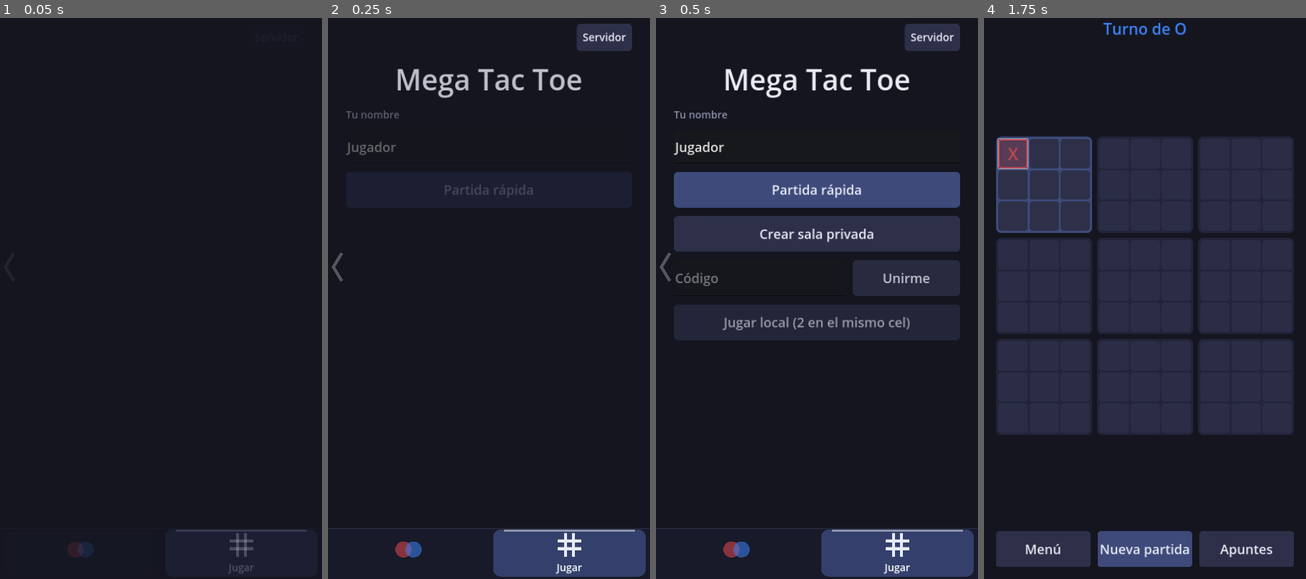
Above: before the commit, frames 1-4 (left to right).
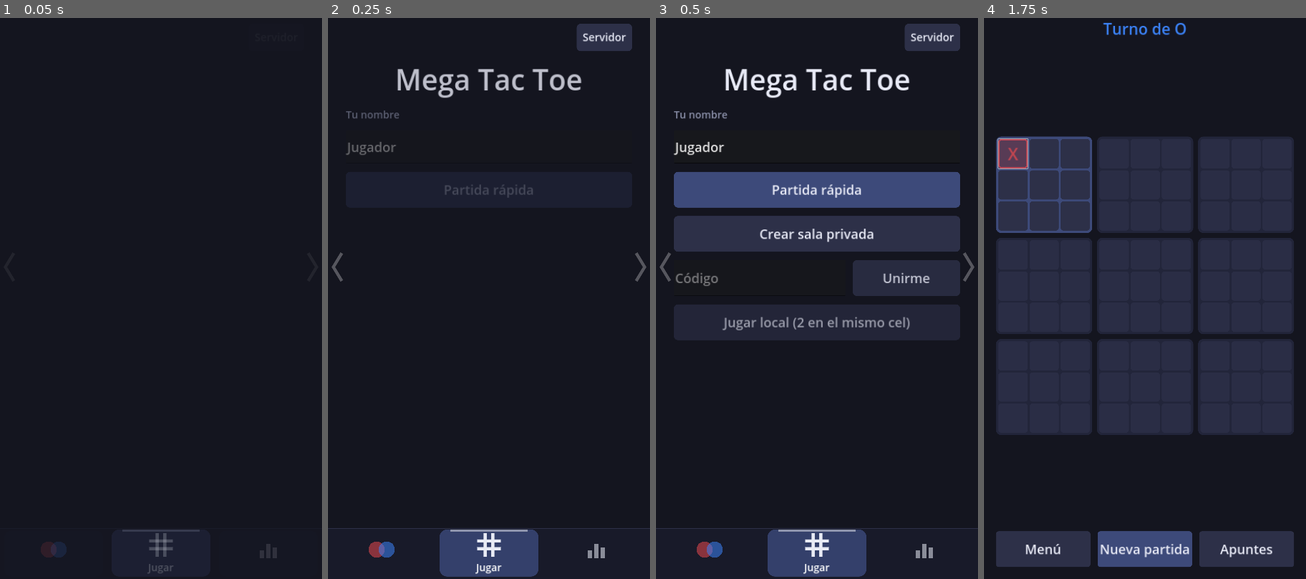
Above: after the commit, the same moments.

Repository: Danny-Carvajal/mega-tac-toe
Game: Godot game, scene res://scenes/main.tscn
Same seed, same stepped clock (60 frames per second), same inputs: the game is played once before the commit and once after it.
Inputs (mouse positions are in pixels of both pictures, inside the frame that each line leads up to):
- Up to frame 1 (0.05 s): no input
- Up to frame 2 (0.25 s): no input
- Up to frame 3 (0.5 s): no input
- Up to frame 4 (1.75 s): click "Jugar local (2 en el mismo ce…" at 0.5 s; click (1012, 152) at 1.27 s

The runs differ from the first frame. In frame 1, 1.0% of the frame differs, in the area x 12-96%, y 91-100%; in frame 2, 4.7%, in the area x 12-99%, y 41-100%; in frame 3, 4.7%; in frame 4, nothing differs.

Commit message:
Pantalla de estadisticas (dona, barra, rachas, ultimas partidas) y navegacion de 3 paginas
Co-Authored-By: Claude Sonnet 5.5 <noreply@anthropic.com>
Claude-Session: https://claude.ai/code/session_01HUKyEvTFc2Kz12NC1UEzgi

Diff:
--- a/scripts/app.gd
+++ b/scripts/app.gd
@@ -6,8 +6,10 @@
 const NetClient := preload("res://scripts/net_client.gd")
 const Profile := preload("res://scripts/profile.gd")
 const Fx := preload("res://scripts/fx.gd")
+const Stats := preload("res://scripts/stats.gd")
 
 var profile := Profile.new()
+var stats := Stats.new()
 var net: Node
 var current: Control
 var menu: Control
@@ -27,6 +29,7 @@
 	get_window().size_changed.connect(_update_layout)
 	_update_layout()
 	profile.load_from_disk()
+	stats.load_from_disk()
 	net = NetClient.new()
 	add_child(net)
 	net.connected.connect(_on_net_connected)
@@ -64,6 +67,7 @@
 	_reconnecting = false
 	menu = Menu.new()
 	menu.profile = profile
+	menu.stats = stats
 	menu.local_requested.connect(_on_local_requested)
 	menu.online_requested.connect(_on_online_requested)
 	menu.cancel_requested.connect(_on_cancel_requested)
@@ -184,6 +188,7 @@
 			_token = ""
 			_reconnecting = false
 			if game_screen != null:
+				_record_result(data)
 				game_screen.apply_over(data)
 		"resume_ok":
 			_reconnecting = false
@@ -236,3 +241,13 @@
 	if game_screen != null:
 		game_screen.set_reconnecting(false)
 		game_screen.on_disconnected()
+
+
+## Anota el resultado de la partida online en las estadísticas (una sola vez por partida).
+func _record_result(data: Dictionary) -> void:
+	if game_screen.finished:
+		return
+	var winner := int(data.get("winner", 0))
+	var result := "D" if winner == 0 else ("W" if winner == game_screen.my_seat else "L")
+	stats.record(result)
+	stats.save_to_disk()
--- a/scripts/menu.gd
+++ b/scripts/menu.gd
@@ -9,6 +9,7 @@
 
 const Profile := preload("res://scripts/profile.gd")
 const Fx := preload("res://scripts/fx.gd")
+const Stats := preload("res://scripts/stats.gd")
 
 const COLOR_BG := Color("14151f")
 const COLOR_CELL := Color("2d3048")
@@ -19,15 +20,22 @@
 const PRESETS := ["e5484d", "f97316", "facc15", "22c55e", "06b6d4", "3b82f6", "a855f7", "ec4899"]
 const NAV_HEIGHT := 170.0
 ## En pantalla ancha las dos páginas van lado a lado, achicadas para que entren.
-const WIDE_SCALE := 0.66
+const WIDE_SCALE := 0.58
 const SWIPE_START_PX := 40.0
 const SWIPE_OPEN_FRACTION := 0.3
+const COLOR_WIN := Color("3ecf8e")
+const COLOR_LOSS := Color("e5484d")
+const COLOR_DRAW := Color("8a8fa8")
+const COLOR_CARD := Color("1f2133")
 
 var profile: Profile
 var color_x: Color
 var color_o: Color
 var selected_mark := "X"
 var colors_open := false
+## Página visible: 0 colores, 1 jugar, 2 estadísticas.
+var page := 1
+var stats: Stats
 var wide := false
 
 var name_edit: LineEdit
@@ -40,19 +48,23 @@
 var server_button: Button
 var main_page: Control
 var colors_page: Control
+var stats_page: Control
+var stats_donut: DonutChart
 var pager: Control
 var nav: NavBar
 
 var _action_buttons: Array[Button] = []
 var _chevrons: Array[Control] = []
-var _divider: ColorRect
+var _dividers: Array[ColorRect] = []
+var _reset_armed := false
 var _swatch_x: Button
 var _swatch_o: Button
-var _page_offset := 0.0
+var _page_f := 1.0
 var _pressing := false
 var _dragging := false
 var _press_pos := Vector2.ZERO
-var _press_offset := 0.0
+var _press_f := 1.0
+var _press_page := 1
 var _block_taps_until := 0
 var _tween: Tween
 
@@ -60,6 +72,8 @@
 func _ready() -> void:
 	if profile == null:
 		profile = Profile.new()
+	if stats == null:
+		stats = Stats.new()
 	color_x = profile.color_x
 	color_o = profile.color_o
 	_build_ui()
@@ -84,28 +98,35 @@
 	if server_panel.visible:
 		server_panel.visible = false
 		return true
-	if colors_open:
-		set_colors_open(false)
+	if not wide and page != 1:
+		set_page(1)
 		return true
 	return false
 
 
 func set_colors_open(open: bool, animate := true) -> void:
-	colors_open = open
+	set_page(0 if open else 1, animate)
+
+
+## Va a una página (0 colores, 1 jugar, 2 estadísticas).
+func set_page(index: int, animate := true) -> void:
+	page = clampi(index, 0, 2)
+	colors_open = page == 0
 	if wide:
 		return
-	if open:
-		server_panel.visible = false
-		get_viewport().gui_release_focus()
-	var target := pager.size.x if open else 0.0
+	server_panel.visible = false
+	get_viewport().gui_release_focus()
+	if page == 2 and stats_donut != null:
+		stats_donut.play()
+	var target := float(page)
 	if _tween != null:
 		_tween.kill()
 	if animate:
 		_tween = create_tween()
-		_tween.tween_method(_set_offset, _page_offset, target, 0.22) \
+		_tween.tween_method(_set_page_f, _page_f, target, 0.22) \
 			.set_trans(Tween.TRANS_CUBIC).set_ease(Tween.EASE_OUT)
 	else:
-		_set_offset(target)
+		_set_page_f(target)
 
 
 # ---------------------------------------------------------------- construcción
@@ -129,22 +150,27 @@
 	nav.offset_top = -NAV_HEIGHT
 	nav.tab_pressed.connect(func(index: int) -> void:
 		if _taps_allowed():
-			set_colors_open(index == 0))
+			set_page(index))
 	add_child(nav)
 
-	_divider = ColorRect.new()
-	_divider.color = COLOR_CELL
-	_divider.visible = false
-	_divider.mouse_filter = Control.MOUSE_FILTER_IGNORE
-	add_child(_divider)
+	for i in 2:
+		var divider := ColorRect.new()
+		divider.color = COLOR_CELL
+		divider.visible = false
+		divider.mouse_filter = Control.MOUSE_FILTER_IGNORE
+		add_child(divider)
+		_dividers.append(divider)
 
 	main_page = Control.new()
 	pager.add_child(main_page)
 	colors_page = Control.new()
 	pager.add_child(colors_page)
+	stats_page = Control.new()
+	pager.add_child(stats_page)
 
 	_build_main_page()
 	_build_colors_page()
+	_build_stats_page()
 	_build_server_panel()
 	_layout_pages.call_deferred()
 
@@ -234,6 +260,13 @@
 			set_colors_open(true))
 	main_page.add_child(to_colors)
 	_chevrons.append(to_colors)
+	var to_stats := Chevron.new(1)
+	to_stats.pressed.connect(func() -> void:
+		if _taps_allowed():
+			set_page(2))
+	main_page.add_child(to_stats)
+	_chevrons.append(to_stats)
+	_anchor_chevron(to_stats, true)
 	_anchor_chevron(to_colors, false)
 
 
@@ -309,6 +342,112 @@
 	colors_page.add_child(to_main)
 	_chevrons.append(to_main)
 	_anchor_chevron(to_main, true)
+
+
+## Página de estadísticas: dona con el porcentaje de victorias, barra, racha y últimas partidas.
+func _build_stats_page() -> void:
+	for child in stats_page.get_children():
+		child.queue_free()
+	_chevrons = _chevrons.filter(func(chevron: Control) -> bool: return is_instance_valid(chevron) and chevron.get_parent() != null and chevron.get_parent() != stats_page)
+	var root := _page_root(stats_page)
+
+	var heading := Label.new()
+	heading.text = "Estadísticas"
+	heading.add_theme_font_size_override("font_size", 64)
+	heading.add_theme_color_override("font_color", COLOR_TEXT)
+	root.add_child(heading)
+	root.add_child(_caption("Tus partidas online"))
+
+	var center := CenterContainer.new()
+	root.add_child(center)
+	stats_donut = DonutChart.new()
+	stats_donut.stats = stats
+	center.add_child(stats_donut)
+
+	var tiles := HBoxContainer.new()
+	tiles.add_theme_constant_override("separation", 20)
+	root.add_child(tiles)
+	tiles.add_child(_stat_tile("Victorias", str(stats.wins), COLOR_WIN))
+	tiles.add_child(_stat_tile("Empates", str(stats.draws), COLOR_DRAW))
+	tiles.add_child(_stat_tile("Derrotas", str(stats.losses), COLOR_LOSS))
+
+	var bar := StackBar.new()
+	bar.stats = stats
+	root.add_child(bar)
+
+	var streaks := HBoxContainer.new()
+	streaks.add_theme_constant_override("separation", 20)
+	root.add_child(streaks)
+	var streak_text := "—"
+	var streak_color := COLOR_MUTED
+	if stats.streak > 0:
+		streak_text = "%d %s" % [stats.streak, "victoria" if stats.streak == 1 else "victorias"]
+		streak_color = COLOR_WIN
+	elif stats.streak < 0:
+		streak_text = "%d %s" % [-stats.streak, "derrota" if stats.streak == -1 else "derrotas"]
+		streak_color = COLOR_LOSS
+	streaks.add_child(_stat_tile("Racha actual", streak_text, streak_color, 44))
+	streaks.add_child(_stat_tile("Mejor racha", str(stats.best_streak) if stats.best_streak > 0 else "—", COLOR_TEXT, 44))
+
+	root.add_child(_caption("Últimas partidas"))
+	var dots := RecentDots.new()
+	dots.stats = stats
+	root.add_child(dots)
+
+	var reset := _make_small_button("Borrar estadísticas")
+	reset.size_flags_horizontal = Control.SIZE_SHRINK_CENTER
+	reset.pressed.connect(func() -> void:
+		if not _taps_allowed():
+			return
+		if not _reset_armed:
+			_reset_armed = true
+			reset.text = "Tocá otra vez para borrar"
+			get_tree().create_timer(3.0).timeout.connect(func() -> void:
+				if is_instance_valid(reset):
+					_reset_armed = false
+					reset.text = "Borrar estadísticas")
+		else:
+			_reset_armed = false
+			stats.reset()
+			stats.save_to_disk()
+			_build_stats_page()
+			stats_donut.play())
+	root.add_child(reset)
+
+	var back := Chevron.new(-1)
+	back.pressed.connect(func() -> void:
+		if _taps_allowed():
+			set_page(1))
+	stats_page.add_child(back)
+	_chevrons.append(back)
+	_anchor_chevron(back, false)
+	back.visible = not wide
+
+
+func _stat_tile(label_text: String, value_text: String, color: Color, value_size := 72) -> PanelContainer:
+	var card := PanelContainer.new()
+	card.size_flags_horizontal = Control.SIZE_EXPAND_FILL
+	var style := StyleBoxFlat.new()
+	style.bg_color = COLOR_CARD
+	style.set_corner_radius_all(18)
+	style.set_content_margin_all(22)
+	card.add_theme_stylebox_override("panel", style)
+	var box := VBoxContainer.new()
+	box.add_theme_constant_override("separation", 6)
+	card.add_child(box)
+	var value := Label.new()
+	value.text = value_text
+	value.horizontal_alignment = HORIZONTAL_ALIGNMENT_CENTER
+	value.add_theme_font_size_override("font_size", value_size)
+	value.add_theme_color_override("font_color", color)
+	box.add_child(value)
+	var caption := Label.new()
+	caption.text = label_text
+	caption.horizontal_alignment = HORIZONTAL_ALIGNMENT_CENTER
+	caption.add_theme_font_size_override("font_size", 32)
+	caption.add_theme_color_override("font_color", COLOR_MUTED)
+	box.add_child(caption)
+	return card
 
 
 func _build_server_panel() -> void:
@@ -382,7 +521,10 @@
 		return
 	pager.offset_bottom = 0.0 if wide else -NAV_HEIGHT
 	nav.visible = not wide
-	_divider.visible = wide
+	for divider in _dividers:
+		divider.visible = wide
+	if wide and stats_donut != null:
+		stats_donut.play()
 	for chevron in _chevrons:
 		chevron.visible = not wide
 	server_panel.visible = false
@@ -390,36 +532,39 @@
 
 
 func _layout_pages() -> void:
+	var pages := [colors_page, main_page, stats_page]
 	if wide:
 		if _tween != null:
 			_tween.kill()
-		var half := Vector2(pager.size.x / 2.0, pager.size.y)
-		for page in [main_page, colors_page]:
-			page.scale = Vector2(WIDE_SCALE, WIDE_SCALE)
-			page.size = half / WIDE_SCALE
-		main_page.position = Vector2.ZERO
-		colors_page.position = Vector2(half.x, 0.0)
-		_divider.position = Vector2(half.x - 1.5, 80.0)
-		_divider.size = Vector2(3.0, pager.size.y - 160.0)
+		var third := Vector2(pager.size.x / 3.0, pager.size.y)
+		for i in 3:
+			var wide_page: Control = pages[i]
+			wide_page.scale = Vector2(WIDE_SCALE, WIDE_SCALE)
+			wide_page.size = third / WIDE_SCALE
+			wide_page.position = Vector2(third.x * i, 0.0)
+		for i in 2:
+			_dividers[i].position = Vector2(third.x * (i + 1) - 1.5, 80.0)
+			_dividers[i].size = Vector2(3.0, pager.size.y - 160.0)
 		return
-	main_page.scale = Vector2.ONE
-	colors_page.scale = Vector2.ONE
-	main_page.size = pager.size
-	colors_page.size = pager.size
+	for page_control in pages:
+		page_control.scale = Vector2.ONE
+		page_control.size = pager.size
 	if _tween == null or not _tween.is_running():
-		_set_offset(pager.size.x if colors_open else 0.0)
+		_set_page_f(float(page))
 	else:
-		_set_offset(_page_offset)
-
-
-func _set_offset(offset: float) -> void:
+		_set_page_f(_page_f)
+
+
+func _set_page_f(f: float) -> void:
 	if wide:
 		return
-	_page_offset = clampf(offset, 0.0, pager.size.x)
-	main_page.position.x = _page_offset
-	colors_page.position.x = _page_offset - pager.size.x
+	_page_f = clampf(f, 0.0, 2.0)
+	var width := pager.size.x
+	colors_page.position.x = (0.0 - _page_f) * width
+	main_page.position.x = (1.0 - _page_f) * width
+	stats_page.position.x = (2.0 - _page_f) * width
 	if nav != null:
-		nav.set_progress(1.0 - _page_offset / maxf(pager.size.x, 1.0))
+		nav.set_progress(_page_f)
 
 
 func _input(event: InputEvent) -> void:
@@ -430,7 +575,8 @@
 			_pressing = _swipe_allowed(event.position)
 			_dragging = false
 			_press_pos = event.position
-			_press_offset = _page_offset
+			_press_f = _page_f
+			_press_page = page
 		else:
 			if _dragging:
 				_finish_drag()
@@ -445,7 +591,7 @@
 				_tween.kill()
 			get_viewport().gui_release_focus()
 		if _dragging:
-			_set_offset(_press_offset + delta.x)
+			_set_page_f(_press_f - delta.x / maxf(pager.size.x, 1.0))
 			get_viewport().set_input_as_handled()
 
 
@@ -455,17 +601,17 @@
 	if server_panel.visible and server_panel.get_global_rect().has_point(point):
 		return false
 	# En la página de colores, arrastrar sobre el selector es para elegir color, no para pasar de página.
-	if colors_open and picker.get_global_rect().has_point(point):
+	if page == 0 and picker.get_global_rect().has_point(point):
 		return false
 	return true
 
 
 func _finish_drag() -> void:
-	var width := pager.size.x
-	if _press_offset < width * 0.5:
-		set_colors_open(_page_offset > width * SWIPE_OPEN_FRACTION)
-	else:
-		set_colors_open(_page_offset > width * (1.0 - SWIPE_OPEN_FRACTION))
+	var moved := _page_f - _press_f
+	var target := _press_page
+	if absf(moved) > SWIPE_OPEN_FRACTION:
+		target = clampi(_press_page + (1 if moved > 0.0 else -1), 0, 2)
+	set_page(target)
 
 
 func _taps_allowed() -> bool:
@@ -638,7 +784,7 @@
 class NavBar extends Control:
 	signal tab_pressed(index: int)
 
-	const LABELS := ["Colores", "Jugar"]
+	const LABELS := ["Colores", "Jugar", "Estadísticas"]
 	const BAR := Color("181a29")
 	const PILL := Color("34406b")
 	const ACCENT := Color("8f95ad")
@@ -684,6 +830,13 @@
 			if i == 0:
 				draw_circle(center + Vector2(-17, 0) * scale, 27.0 * scale, Color(colors[0], alpha))
 				draw_circle(center + Vector2(17, 0) * scale, 27.0 * scale, Color(colors[1], alpha))
+			elif i == 2:
+				# Barritas de gráfico.
+				var bar := Color(0.91, 0.92, 0.96, alpha)
+				for k in 3:
+					var bar_height: float = [26.0, 46.0, 36.0][k] * scale
+					var bar_x := center.x + (k - 1) * 22.0 * scale
+					draw_line(Vector2(bar_x, center.y + 28.0 * scale), Vector2(bar_x, center.y + 28.0 * scale - bar_height), bar, 14.0 * scale)
 			else:
 				var half := 30.0 * scale
 				var third := half * 2.0 / 3.0
@@ -696,3 +849,111 @@
 				var text_size := font.get_string_size(LABELS[i], HORIZONTAL_ALIGNMENT_LEFT, -1, 34)
 				draw_string(font, Vector2(center.x - text_size.x / 2.0, size.y - 26.0), LABELS[i],
 					HORIZONTAL_ALIGNMENT_LEFT, -1, 34, Color(1, 1, 1, w))
+
+
+## Dona con el porcentaje de victorias (verde = victorias, gris = empates, rojo = derrotas).
+class DonutChart extends Control:
+	const WIN := Color("3ecf8e")
+	const LOSS := Color("e5484d")
+	const DRAW := Color("8a8fa8")
+
+	var stats
+	var sweep := 1.0:
+		set(value):
+			sweep = value
+			queue_redraw()
+
+	func _init() -> void:
+		custom_minimum_size = Vector2(620, 620)
+
+	## Anima el barrido de la dona de cero a su valor.
+	func play() -> void:
+		sweep = 0.0
+		var tween := create_tween()
+		tween.tween_property(self, "sweep", 1.0, 0.9).set_trans(Tween.TRANS_CUBIC).set_ease(Tween.EASE_OUT)
+
+	func _draw() -> void:
+		var center := size / 2.0
+		var radius := 250.0
+		var width := 64.0
+		draw_arc(center, radius, 0.0, TAU, 96, Color("22253a"), width, true)
+		var total: int = stats.total()
+		var font := ThemeDB.fallback_font
+		if total == 0:
+			_text(font, "—", center + Vector2(0, 30), 140, Color("8a8fa8"))
+			_text(font, "Sin partidas todavía", center + Vector2(0, 100), 36, Color("8a8fa8"))
+			return
+		var parts := [[stats.wins, WIN], [stats.draws, DRAW], [stats.losses, LOSS]]
+		var visible_parts := 0
+		for part in parts:
+			if part[0] > 0:
+				visible_parts += 1
+		var gap := 0.06 if visible_parts > 1 else 0.0
+		var start := -PI / 2.0
+		for part in parts:
+			if part[0] <= 0:
+				continue
+			var span: float = TAU * float(part[0]) / total * sweep
+			var a0 := start + gap / 2.0
+			var a1 := start + span - gap / 2.0
+			if a1 > a0:
+				draw_arc(center, radius, a0, a1, maxi(8, int(span * 30.0)), part[1], width, true)
+			start += span
+		var shown := int(round(stats.win_rate() * sweep))
+		_text(font, "%d%%" % shown, center + Vector2(0, 30), 150, Color("e8eaf6"))
+		_text(font, "de victorias", center + Vector2(0, 100), 40, Color("8a8fa8"))
+
+	func _text(font: Font, text: String, anchor: Vector2, font_size: int, color: Color) -> void:
+		var text_width := font.get_string_size(text, HORIZONTAL_ALIGNMENT_LEFT, -1, font_size).x
+		draw_string(font, Vector2(anchor.x - text_width / 2.0, anchor.y), text, HORIZONTAL_ALIGNMENT_LEFT, -1, font_size, color)
+
+
+## Barra apilada: la misma proporción que la dona, de un vistazo.
+class StackBar extends Control:
+	var stats
+
+	func _init() -> void:
+		custom_minimum_size = Vector2(0, 44)
+
+	func _draw() -> void:
+		var back := StyleBoxFlat.new()
+		back.bg_color = Color("22253a")
+		back.set_corner_radius_all(14)
+		draw_style_box(back, Rect2(Vector2.ZERO, size))
+		var total: int = stats.total()
+		if total == 0:
+			return
+		var parts := [[stats.wins, Color("3ecf8e")], [stats.draws, Color("8a8fa8")], [stats.losses, Color("e5484d")]]
+		var x := 0.0
+		for part in parts:
+			if part[0] <= 0:
+				continue
+			var segment_width: float = size.x * float(part[0]) / total
+			var segment := StyleBoxFlat.new()
+			segment.bg_color = part[1]
+			segment.set_corner_radius_all(14)
+			draw_style_box(segment, Rect2(x + 2.0, 2.0, maxf(segment_width - 4.0, 8.0), size.y - 4.0))
+			x += segment_width
+
+
+## Puntos con los últimos resultados (el más reciente a la derecha).
+class RecentDots extends Control:
+	var stats
+
+	func _init() -> void:
+		custom_minimum_size = Vector2(0, 64)
+
+	func _draw() -> void:
+		var recent: Array = stats.recent
+		if recent.is_empty():
+			var font := ThemeDB.fallback_font
+			draw_string(font, Vector2(0, 40), "Todavía no jugaste partidas online", HORIZONTAL_ALIGNMENT_LEFT, -1, 34, Color("8a8fa8"))
+			return
+		var step := 52.0
+		var count := mini(recent.size(), int(size.x / step))
+		var first := recent.size() - count
+		var offset := size.x - count * step
+		for i in count:
+			var result: String = recent[first + i]
+			var color := Color("3ecf8e") if result == "W" else (Color("e5484d") if result == "L" else Color("8a8fa8"))
+			draw_circle(Vector2(offset + i * step + step / 2.0, size.y / 2.0), 20.0, color)
--- /dev/null
+++ b/scripts/stats.gd
@@ -0,0 +1,80 @@
+extends RefCounted
+## Estadísticas de las partidas online del jugador. Se guardan en el dispositivo.
+
+const PATH := "user://stats.cfg"
+const RECENT_MAX := 20
+
+var wins := 0
+var losses := 0
+var draws := 0
+## Racha actual: positiva = victorias seguidas, negativa = derrotas seguidas.
+var streak := 0
+var best_streak := 0
+## Últimos resultados ("W", "L" o "D"), el más nuevo al final.
+var recent: Array = []
+
+
+func total() -> int:
+	return wins + losses + draws
+
+
+## Porcentaje de partidas ganadas (0 a 100).
+func win_rate() -> float:
+	if total() == 0:
+		return 0.0
+	return 100.0 * wins / total()
+
+
+## Anota el resultado de una partida: "W" ganó, "L" perdió, "D" empató.
+func record(result: String) -> void:
+	match result:
+		"W":
+			wins += 1
+			streak = streak + 1 if streak > 0 else 1
+			best_streak = maxi(best_streak, streak)
+		"L":
+			losses += 1
+			streak = streak - 1 if streak < 0 else -1
+		"D":
+			draws += 1
+			streak = 0
+		_:
+			return
+	recent.append(result)
+	while recent.size() > RECENT_MAX:
+		recent.pop_front()
+
+
+func reset() -> void:
+	wins = 0
+	losses = 0
+	draws = 0
+	streak = 0
+	best_streak = 0
+	recent = []
+
+
+func load_from_disk() -> void:
+	var cfg := ConfigFile.new()
+	if cfg.load(PATH) != OK:
+		return
+	wins = int(cfg.get_value("stats", "wins", 0))
+	losses = int(cfg.get_value("stats", "losses", 0))
+	draws = int(cfg.get_value("stats", "draws", 0))
+	streak = int(cfg.get_value("stats", "streak", 0))
+	best_streak = int(cfg.get_value("stats", "best_streak", 0))
+	recent = []
+	for item in str(cfg.get_value("stats", "recent", "")):
+		if item in ["W", "L", "D"]:
+			recent.append(item)
+
+
+func save_to_disk() -> void:
+	var cfg := ConfigFile.new()
+	cfg.set_value("stats", "wins", wins)
+	cfg.set_value("stats", "losses", losses)
+	cfg.set_value("stats", "draws", draws)
+	cfg.set_value("stats", "streak", streak)
+	cfg.set_value("stats", "best_streak", best_streak)
+	cfg.set_value("stats", "recent", "".join(recent))
+	cfg.save(PATH)
--- a/tests/ui_smoke.gd
+++ b/tests/ui_smoke.gd
@@ -50,11 +50,25 @@
 	check(not app.menu.colors_open, "swipe a la izquierda vuelve")
 	app.menu.color_o = Profile.DEFAULT_O
 
+	# Estadísticas: nav, registro de resultados
+	app.menu.apply_layout(false)
+	app.menu.set_page(2, false)
+	await process_frame
+	check(app.menu.page == 2 and app.menu.stats_page.position.x == 0.0, "la pestaña de estadísticas abre la página 2")
+	app.menu.set_page(1, false)
+	app.stats.reset()
+	app.stats.record("W")
+	app.stats.record("W")
+	app.stats.record("L")
+	check(app.stats.total() == 3 and app.stats.streak == -1 and app.stats.best_streak == 2, "stats cuenta victorias, derrotas y rachas")
+	check(is_equal_approx(app.stats.win_rate(), 66.6666667) or int(round(app.stats.win_rate())) == 67, "stats calcula el porcentaje")
+	app.stats.reset()
+
 	# Layout ancho (compu): las dos páginas lado a lado, sin barra de abajo
 	app.menu.apply_layout(true)
 	await process_frame
 	check(not app.menu.nav.visible, "en compu no hay barra de pestañas")
-	check(app.menu.main_page.position.x == 0.0 and app.menu.colors_page.position.x > 0.0, "en compu menú y colores van lado a lado")
+	check(app.menu.colors_page.position.x == 0.0 and app.menu.main_page.position.x > 0.0 and app.menu.stats_page.position.x > app.menu.main_page.position.x, "en compu colores, menú y estadísticas van lado a lado")
 	check(app.menu.colors_page.position.x + app.menu.colors_page.size.x * app.menu.colors_page.scale.x <= app.menu.pager.size.x + 1.0, "la página de colores cabe en pantalla")
 	app.menu.apply_layout(false)
 	await process_frame
